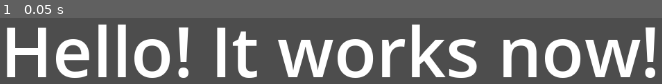
Above: before the commit, frame 1.
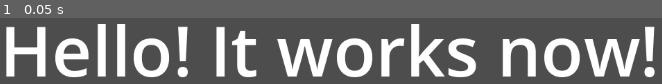
Above: after the commit, the same moment.

Repository: D-Dowding/Godot-Physics-Calculator
Game: Godot game, scene res://RatioResizer.tscn
The game is run twice, just before and just after one commit, with the same random seed, the same clock (stepped at 60 frames per second) and the same inputs. This scene is started directly instead of the project's main scene.
Inputs:
- Up to frame 1 (0.05 s): no input

The runs differ from the first frame. In frame 1, 9.9% of the frame differs, in the area x 0-100%, y 9-91%.

Commit message:
Begin work on button errors

Diff:
--- a/RatioResizer.tscn
+++ b/RatioResizer.tscn
@@ -18,10 +18,10 @@
 anchor_top = 0.5
 anchor_right = 0.5
 anchor_bottom = 0.5
-offset_left = -470.0
-offset_top = -67.0
-offset_right = 481.0
-offset_bottom = 70.0
+offset_left = -471.5
+offset_top = -68.0
+offset_right = 479.5
+offset_bottom = 69.0
 grow_horizontal = 2
 grow_vertical = 2
 size_flags_horizontal = 0
--- a/Scenes/CalculatorPanels/2DVectorMath.tscn
+++ b/Scenes/CalculatorPanels/2DVectorMath.tscn
@@ -57,11 +57,11 @@
 anchor_top = 0.026
 anchor_right = 0.017
 anchor_bottom = 0.026
-offset_left = 18.999998
+offset_left = 19.0
 offset_top = 38.999996
-offset_right = 916.00073
+offset_right = 916.00214
 offset_bottom = 331.0
-scale = Vector2(0.8504399, 0.8504399)
+scale = Vector2(0.88, 0.88)
 mouse_filter = 2
 theme_override_constants/v_separation = -186
 vertical = true
@@ -1163,7 +1163,7 @@
 offset_left = 770.292
 offset_top = 43.64
 offset_right = 894.193
-offset_bottom = 249.64
+offset_bottom = 249.63998
 grow_horizontal = 0
 mouse_filter = 2
 theme_override_constants/separation = 34
@@ -1243,6 +1243,7 @@
 offset_right = 1039.0
 offset_bottom = -11.0
 grow_vertical = 0
+scale = Vector2(0.99461323, 0.99461323)
 mouse_filter = 2
 theme_override_constants/outline_size = 8
 theme_override_font_sizes/normal_font_size = 20
@@ -1256,8 +1257,8 @@
 
 [node name="PanelBar" parent="." instance=ExtResource("4_o6np1")]
 layout_mode = 0
-offset_right = 956.69275
-scale = Vector2(0.96582735, 0.96582735)
+offset_right = 955.65845
+scale = Vector2(0.9668726, 0.9668726)
 custom_icon = ExtResource("5_r5yw5")
 custom_title = &"2D Vectors"
 
--- a/Scenes/CalculatorPanels/4DMatrixMath.tscn
+++ b/Scenes/CalculatorPanels/4DMatrixMath.tscn
@@ -27,6 +27,9 @@
 size_flags_horizontal = 3
 size_flags_vertical = 2
 script = ExtResource("1_h3n62")
+panel_errors = Dictionary[StringName, String]({
+&"DetAIsZero": "float(button[\"DetA\"].text) == 0"
+})
 reset_button = NodePath("PanelBackground/ToolButtons/Control2/Reset")
 calculate_button = NodePath("PanelBackground/ToolButtons/Control/Calculate")
 extras_button = NodePath("PanelBackground/ToolButtons/Control3/Extras")
--- a/Scripts/CalculatorPanel.gd
+++ b/Scripts/CalculatorPanel.gd
@@ -2,6 +2,7 @@
 class_name CalculatorPanel
 
 @export var extra_calculations : Array[Control]
+@export var panel_errors : Dictionary[StringName, String]
 
 @export_group("Tool Buttons")
 @export var reset_button : Button
@@ -109,8 +110,9 @@
 		queue_splash_text(SplashText.new(DEFAULT_ERROR_MESSAGE, DEFAULT_ERROR_COLOR, DEFAULT_HIGHLIGHT_TIME, true))
 		return
 
-	for button in buttons:
+	for button : CalculationButton in buttons:
 		button.enable()
+
 
 func reset_fields():
 	for input_field in input_fields.values():
--- a/window.tscn
+++ b/window.tscn
@@ -45,7 +45,6 @@
 size_flags_horizontal = 3
 size_flags_vertical = 3
 script = ExtResource("1_tpxq1")
-debug = true
 calculator_panel_data = Dictionary[int, ExtResource("2_nt685")]({
 0: SubResource("Resource_mdr1w"),
 1: SubResource("Resource_2k6lg"),
Not shown, changed: export_presets.cfg
Not shown: 1 places in window.tscn that only renumber resources
